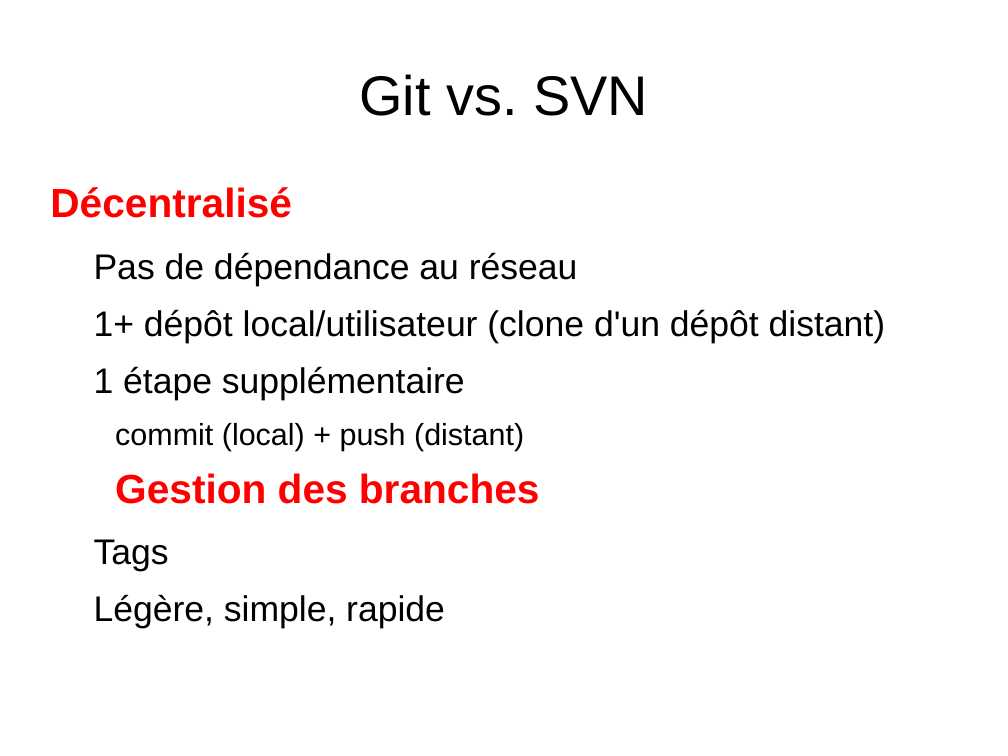
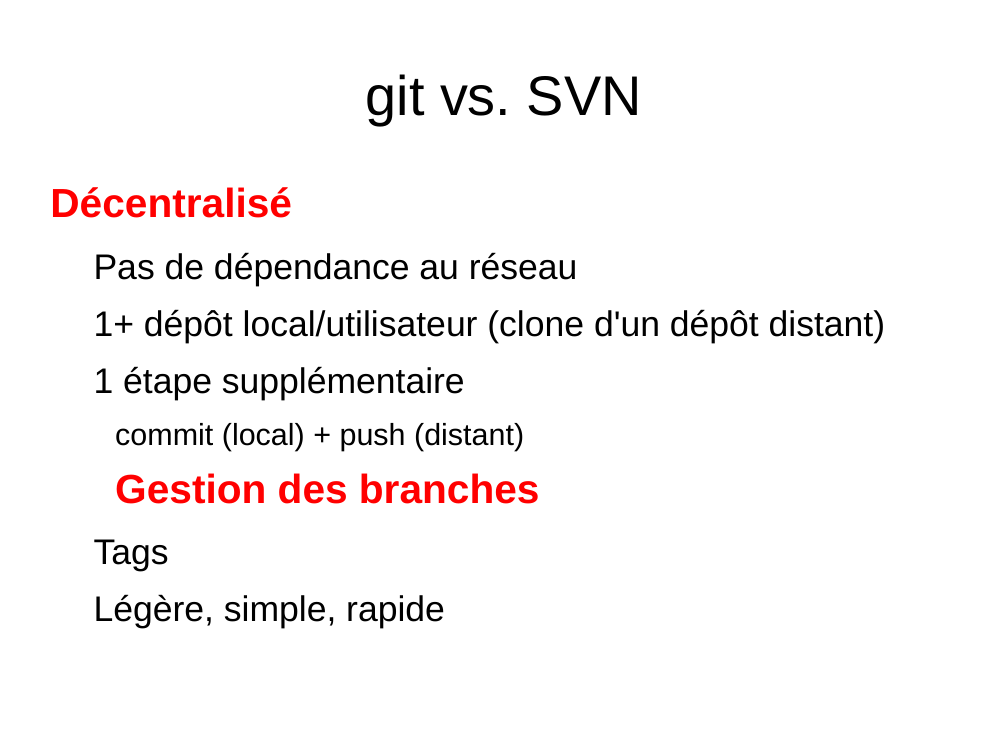
Before and after one commit to ClementGGuy/toyrepo, a slide deck: slide 1 of doc/FormationGit.odp. Drawn at 1008x756 pixels with LibreOffice and Linux fonts; fonts in the diff are those of the drawing. Boxes give left, top, right and bottom in pixels: in the first picture for what was removed or moved away, otherwise in the second. Text is boxed around its words. In the diff, an @@ line names an element or a change of style, - is before the commit and + after.

```diff
--- a/doc/FormationGit.odp
+++ b/doc/FormationGit.odp
@@ title at (x1=366, y1=74, x2=642, y2=125): text changed @@
-Git vs. SVN
+git vs. SVN
```
Also in this commit, not shown: 3 other slides changed, 1 slide added, 3 other files.
